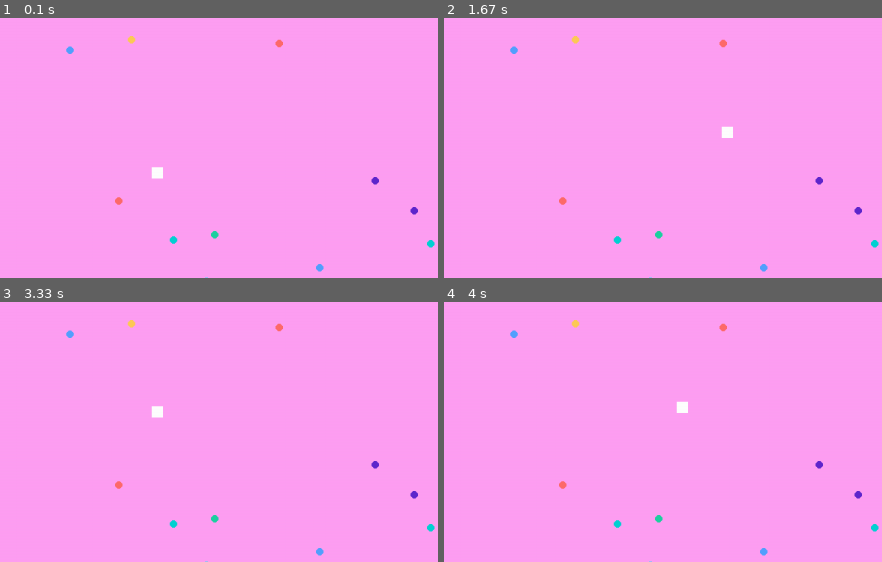
Above: before the commit, frames 1-4 (two rows, left to right).
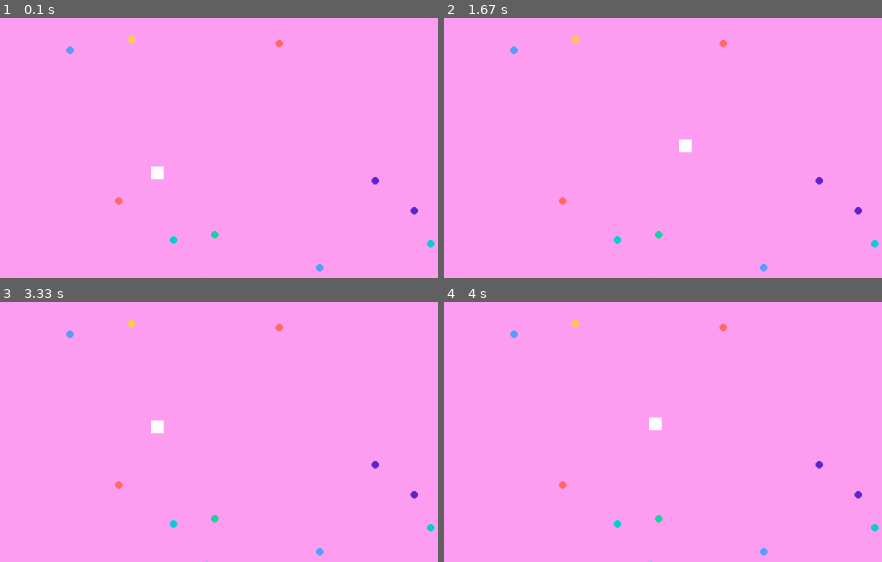
Above: after the commit, the same moments.

Repository: Cloudsky6384/pygame-secret-color
Game: pygame game, started from secret-color.py
Two runs of this game, one before a commit and one after it. Both use one fixed random seed, a clock stepped at 60 frames per second and the inputs below.
Inputs:
- Up to frame 1 (0.1 s): no input
- Up to frame 2 (1.67 s): hold D 0.33-0.8 s; hold W 0.83-1.13 s; hold D 1.17-1.63 s
- Up to frame 3 (3.33 s): hold A 1.67-2.2 s; hold S 2.23-2.53 s; hold A 2.57-2.97 s; hold W from 3 s (still down)
- Up to frame 4 (4 s): release W at 3.37 s; hold D from 3.4 s (still down)
The pictures show only the part of the screen within x 33-83%, y 21-71%; the shares and areas given below are measured in that part.

The runs differ from the first frame. In frame 1, less than 0.1% of the frame differs, in the area x 34-38%, y 56-63%; in frame 2, 0.3%; in frame 3, 0.3%, in the area x 34-38%, y 40-51%; in frame 4, 0.3%.

Commit message:
Update secret-color.py

Diff:
--- a/secret-color.py
+++ b/secret-color.py
@@ -12,10 +12,10 @@
         self.color_back = (255, 159, 243)
         self.screen = screen
         self.player = None
-        self.size = (15, 15)
+        self.size = (17, 17)
         self.x, self.y = 1200 / 2, 700 / 2
         self.player_rect = pygame.Rect(self.x, self.y, *self.size)
-        self.speed = 3
+        self.speed = 2
 
     def player_key(self):
         key_pressed = pygame.key.get_pressed()
